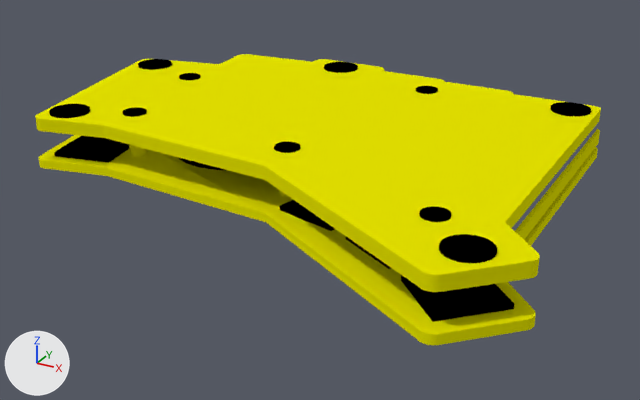
The Blender file 3d/clavis.blend: old version first, new version second.
The view is the same before and after, from a camera (50 mm lens) standing at (0.1583, -0.1482, 0.0753) and looking at (0.0703, 0.0118, -0.0047). Lighting does not change. The marker at lower left points along +X, +Y and +Z.
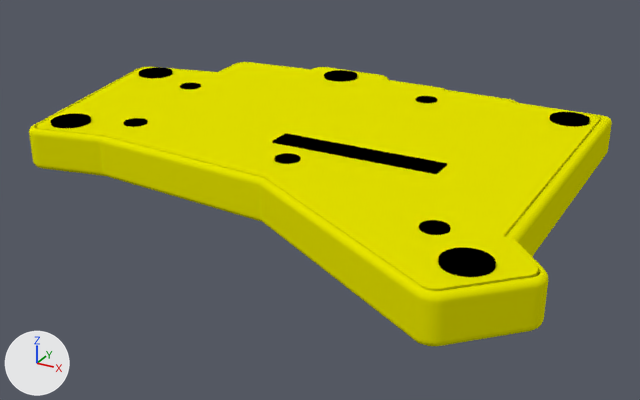
Changed parts and their boxes (x1, y1, x2, y2) in the pictures (640 x 400 px; the box of a moved part takes in the faces that stretch with it):
'Curve.039', reshaped, moved: before (35, 54, 601, 292); after (37, 62, 600, 291)
'Curve.002', shown: after (29, 62, 612, 346)
'Cylinder.005', moved: before (439, 234, 497, 263); after (438, 248, 496, 277)
'Cylinder.001', moved: before (49, 104, 90, 118); after (51, 114, 91, 128)
'Cylinder.004', moved: before (551, 102, 591, 116); after (550, 112, 590, 127)
'Cylinder.003', moved: before (324, 62, 358, 73); after (324, 70, 357, 82)
'Cylinder.002', moved: before (138, 59, 172, 70); after (139, 67, 172, 78)
'fori.006', reshaped: before (274, 142, 300, 153); after (274, 153, 301, 164)
'Cylinder', moved (not visible afterwards): before (178, 157, 225, 170)
part 2 of me_mesh_132, moved or reshaped: before (123, 73, 451, 222); after (124, 83, 450, 235)
'Curve.173', unchanged, covered by the edit: before (39, 135, 536, 345)
'keys', unchanged, covered by the edit: before (54, 136, 514, 322)
'Cube.001', unchanged, uncovered by the edit: after (272, 134, 447, 174)
'Curve.035', unchanged, covered by the edit: before (515, 129, 600, 240)

Patch to the scene script:
```diff
--- a/3d/clavis.blend.py
+++ b/3d/clavis.blend.py
@@ me_mesh_005 @@
 me_mesh_005.from_pydata(...)  # 578 vertices, 545 faces; spans x -0.0668..0.0675, y -0.0556..0.0504, z -0.001..0.0072
 # used by ob_curve_002; location = (0.0633, 0.0161, 0.001)
+# me_mesh_005 part 1: the whole mesh is scaled about its middle by (1, 1, 1.17), then moved by (0.0, 0.0, 0.0007)
 me_mesh_005.materials.append(mat_yellow)
@@ me_mesh_132 @@
 me_mesh_132.from_pydata(...)  # 192 vertices, 162 faces; spans x -0.00679..0.00679, y -0.00679..0.00679, z -0.00073..0.01001
 # used by ob_fori_018; location = (0.0277, 0.0015, 0.002); scale = (0.396, 0.396, 1.04)
+# me_mesh_132 part 2: all 96 vertices in x -0.00679..0.00679, y -0.00679..0.00679, z 0.00838..0.01001 are moved by (0.0, 0.0, -0.00249)
+# me_mesh_132 part 3: all 32 vertices in x -0.00378..0.00378, y -0.00378..0.00378, z 0.00611 are moved by (0.0, 0.0, -0.00173)
+# me_mesh_132 part 4: all 32 vertices in x -0.0028..0.0028, y -0.0028..0.0028, z 0.00508 are moved by (0.0, 0.0, -0.00125)
 me_mesh_132.materials.append(mat_black)
@@ me_cube_002 @@
+me_cube_002.from_pydata([(0.0076, 0.023, -0.0016), (0.0076, 0.023, 0.0016), (0.0077, -0.017, -0.0016), (0.0077, -0.017, 0.0016), (-0.0077, 0.023, -0.0016), (-0.0077, 0.023, 0.0016), (-0.0076, -0.017, -0.0016), (-0.0076, -0.017, 0.0016)], [], [(0, 1, 3, 2), (2, 3, 7, 6), (6, 7, 5, 4), (4, 5, 1, 0), (2, 6, 4, 0), (7, 3, 1, 5)])
+me_cube_002.materials.append(mat_black)  # black #000000
@@ ob_curve_002 @@
 _m = ob_curve_002.modifiers.new('Bevel.001', 'BEVEL')
 _m.use_clamp_overlap = False
-ob_curve_002.hide_set(True)
@@ ob_curve_039 @@
 ob_curve_039 = bpy.data.objects.new('Curve.039', me_mesh_004)
-ob_curve_039.location = (0.0672, 0.02, 0.01)
+ob_curve_039.location = (0.0672, 0.02, 0.0076)
 ob_curve_039.scale = (0.992, 0.992, 1.0)
@@ ob_cylinder_001 @@
 ob_cylinder_001 = bpy.data.objects.new('Cylinder.001', me_cylinder_001)
-ob_cylinder_001.location = (0.0142, -0.0051, 0.0114)
+ob_cylinder_001.location = (0.0142, -0.0051, 0.009)
@@ ob_cylinder_002 @@
 ob_cylinder_002 = bpy.data.objects.new('Cylinder.002', me_cylinder_002)
-ob_cylinder_002.location = (0.0055, 0.0368, 0.0114)
+ob_cylinder_002.location = (0.0055, 0.0368, 0.009)
@@ ob_cylinder_003 @@
 ob_cylinder_003 = bpy.data.objects.new('Cylinder.003', me_cylinder_003)
-ob_cylinder_003.location = (0.0511, 0.0584, 0.0114)
+ob_cylinder_003.location = (0.0511, 0.0584, 0.009)
@@ ob_cylinder_004 @@
 ob_cylinder_004 = bpy.data.objects.new('Cylinder.004', me_cylinder_004)
-ob_cylinder_004.location = (0.1145, 0.0515, 0.0114)
+ob_cylinder_004.location = (0.1145, 0.0515, 0.009)
@@ ob_cylinder_005 @@
 ob_cylinder_005 = bpy.data.objects.new('Cylinder.005', me_cylinder_005)
-ob_cylinder_005.location = (0.1185, -0.0275, 0.0114)
+ob_cylinder_005.location = (0.1185, -0.0275, 0.009)
@@ ob_cylinder @@
 ob_cylinder = bpy.data.objects.new('Cylinder', me_cylinder)
-ob_cylinder.location = (0.0531, 0.0042, 0.009)
+ob_cylinder.location = (0.0531, 0.0042, 0.0066)
@@ ob_cube @@
 ob_cube = bpy.data.objects.new('Cube', me_cube)
-ob_cube.location = (0.1051, 0.0082, 0.01)
+ob_cube.location = (0.1051, 0.0082, 0.0076)
 ob_cube.rotation_euler = (0.0, 0.0, -1.571)  # degrees (0, 0, -90)
@@ ob_cube_002 @@
+ob_cube_002 = bpy.data.objects.new('Cube.002', me_cube_002)
+ob_cube_002.location = (0.1051, 0.0322, 0.0076)
```
